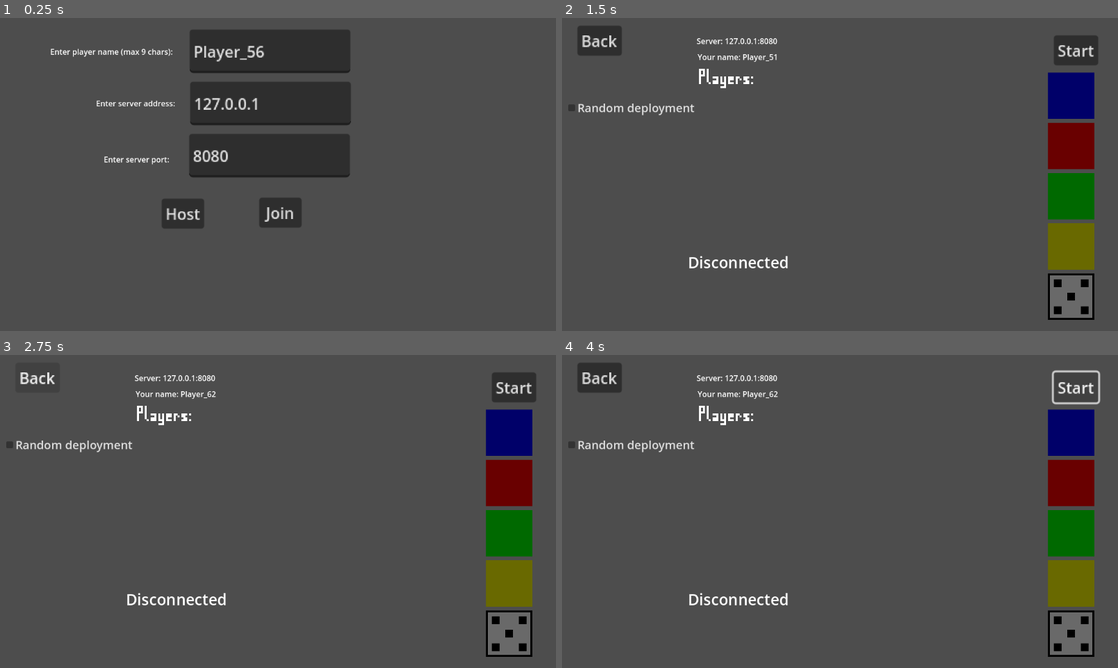
Above: before the commit, frames 1-4 (two rows, left to right).
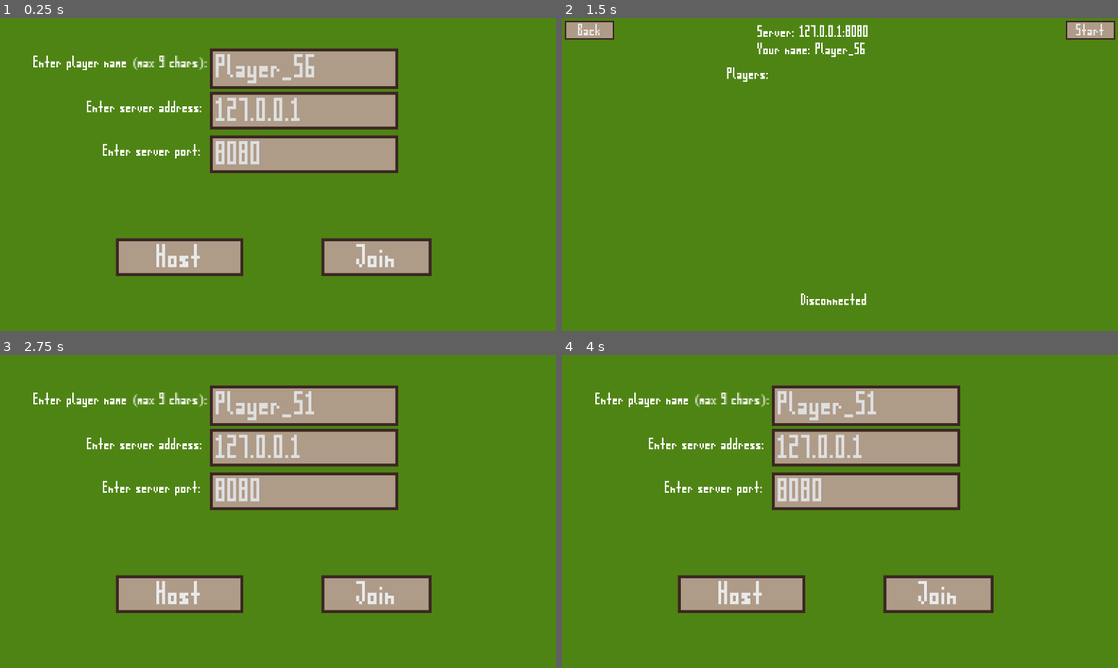
Above: after the commit, the same moments.

Repository: johann-0/Risiko
Game: Godot game, scene res://Scenes/main_menu.tscn
Two runs of this game, one before a commit and one after it. Both use one fixed random seed, a clock stepped at 60 frames per second and the inputs below.
Inputs (mouse positions are in pixels of both pictures, inside the frame that each line leads up to):
- Up to frame 1 (0.25 s): no input
- Up to frame 2 (1.5 s): click (600, 39) at 0.5 s, where only the run before the commit has a clickable "Back"; click (940, 255) at 1.25 s, where only the run after the commit has a clickable "Join"
- Up to frame 3 (2.75 s): click "Back" at 2 s
- Up to frame 4 (4 s): click (1073, 386) at 2.75 s, where only the run before the commit has a clickable "Start"; click (1073, 386) at 3.5 s, where only the run before the commit has a clickable "Start"

The runs differ from the first frame. In frame 1, 99% of the frame differs, in the area x 0-100%, y 0-100%; in frame 2, 100%; in frame 3, 100%; in frame 4, 100%.

Commit message:
new file:   Risiko Game/Assets/ui/Opening.aseprite 	new file:   Risiko Game/Assets/ui/Opening.png 	new file:   Risiko Game/Assets/ui/Opening.png.import 	new file:   Risiko Game/Assets/ui/checked.aseprite 	new file:   Risiko Game/Assets/ui/checked.png 	new file:   Risiko Game/Assets/ui/checked.png.import 	modified:   Risiko Game/Assets/ui/main_theme.tres 	new file:   Risiko Game/Assets/ui/unchecked.aseprite 	new file:   Risiko Game/Assets/ui/unchecked.png 	new file:   Risiko Game/Assets/ui/unchecked.png.import 	new file:   Risiko Game/Assets/ui/white_background.png 	new file:   Risiko Game/Assets/ui/white_background.png.import 	new file:   Risiko Game/Scenes/UpperBanner.gd 	modified:   Risiko Game/Scenes/lobby.tscn 	modified:   Risiko Game/Scenes/main_menu.tscn 	new file:   Risiko Game/Scenes/opener.tscn 	modified:   Risiko Game/Scenes/ui.tscn 	modified:   Risiko Game/Scripts/banner_ignore_input.gd 	modified:   Risiko Game/Scripts/game_data.gd 	modified:   Risiko Game/Scripts/lobby.gd 	new file:   Risiko Game/Scripts/opener.gd 	modified:   Risiko Game/Scripts/player_ui.gd 	modified:   Risiko Game/Scripts/ui.gd 	new file:   Risiko Game/Scripts/upper_banner_ignore_input.gd feat: ui improvements (starting screen, main menu and lobby)
notes: todo: test exporting the game (to mac?)

Diff:
--- a/Risiko Game/Assets/ui/main_theme.tres
+++ b/Risiko Game/Assets/ui/main_theme.tres
@@ -1,7 +1,198 @@
-[gd_resource type="Theme" load_steps=2 format=3 uid="uid://bnehbdwc2p6ne"]
+[gd_resource type="Theme" load_steps=16 format=3 uid="uid://bnehbdwc2p6ne"]
 
 [ext_resource type="FontFile" uid="uid://bl0pqv7txxuht" path="res://Assets/ui/TEST_FONT_4.ttf" id="1_5pu4q"]
+[ext_resource type="Texture2D" uid="uid://bx47jl74kgdeg" path="res://Assets/ui/checked.png" id="2_ebwge"]
+[ext_resource type="Texture2D" uid="uid://51q8rmok4ov5" path="res://Assets/ui/unchecked.png" id="3_rhimi"]
+
+[sub_resource type="StyleBoxFlat" id="StyleBoxFlat_s00l2"]
+content_margin_top = 2.0
+bg_color = Color(0.835294, 0.384314, 0.321569, 1)
+border_width_left = 1
+border_width_top = 1
+border_width_right = 1
+border_width_bottom = 1
+border_color = Color(0.235294, 0.14902, 0.133333, 1)
+shadow_color = Color(0, 0, 0, 0)
+anti_aliasing = false
+
+[sub_resource type="StyleBoxFlat" id="StyleBoxFlat_yt5gh"]
+content_margin_top = 2.0
+bg_color = Color(0.054902, 0.0392157, 0.921569, 0)
+border_color = Color(0.235294, 0.14902, 0.133333, 1)
+shadow_color = Color(0, 0, 0, 0)
+anti_aliasing = false
+
+[sub_resource type="StyleBoxFlat" id="StyleBoxFlat_fj6xy"]
+content_margin_top = 2.0
+bg_color = Color(0.752558, 0.682837, 0.613392, 1)
+border_width_left = 1
+border_width_top = 1
+border_width_right = 1
+border_width_bottom = 1
+border_color = Color(0.337743, 0.222297, 0.201274, 1)
+shadow_color = Color(0, 0, 0, 0)
+anti_aliasing = false
+
+[sub_resource type="StyleBoxFlat" id="StyleBoxFlat_g57nj"]
+content_margin_top = 2.0
+bg_color = Color(0.682353, 0.607843, 0.533333, 1)
+border_width_left = 1
+border_width_top = 1
+border_width_right = 1
+border_width_bottom = 1
+border_color = Color(0.235294, 0.14902, 0.133333, 1)
+shadow_color = Color(0, 0, 0, 0)
+anti_aliasing = false
+
+[sub_resource type="StyleBoxFlat" id="StyleBoxFlat_kij2g"]
+content_margin_top = 2.0
+bg_color = Color(0.349117, 0.2969, 0.244226, 1)
+border_width_left = 1
+border_width_top = 1
+border_width_right = 1
+border_width_bottom = 1
+border_color = Color(0.235294, 0.14902, 0.133333, 1)
+shadow_color = Color(0, 0, 0, 0)
+anti_aliasing = false
+
+[sub_resource type="StyleBoxFlat" id="StyleBoxFlat_nlf8s"]
+content_margin_left = 2.0
+content_margin_top = 0.0
+content_margin_right = 1.0
+content_margin_bottom = 0.0
+bg_color = Color(0.682353, 0.0509804, 0.113725, 1)
+border_width_left = 1
+border_width_top = 1
+border_width_right = 1
+border_width_bottom = 1
+border_color = Color(0.235294, 0.14902, 0.133333, 0)
+shadow_color = Color(0, 0, 0, 0)
+anti_aliasing = false
+
+[sub_resource type="StyleBoxFlat" id="StyleBoxFlat_y53im"]
+content_margin_left = 2.0
+content_margin_top = 0.0
+content_margin_right = 1.0
+content_margin_bottom = 0.0
+bg_color = Color(0.682353, 0.607843, 0.533333, 0)
+border_width_left = 1
+border_width_top = 1
+border_width_right = 1
+border_width_bottom = 1
+border_color = Color(0.235294, 0.14902, 0.133333, 0)
+shadow_color = Color(0, 0, 0, 0)
+anti_aliasing = false
+
+[sub_resource type="StyleBoxFlat" id="StyleBoxFlat_4wdu8"]
+content_margin_left = 2.0
+content_margin_top = 0.0
+content_margin_right = 1.0
+content_margin_bottom = 0.0
+bg_color = Color(0.815116, 0.756158, 0.697703, 1)
+border_width_left = 1
+border_width_top = 1
+border_width_right = 1
+border_width_bottom = 1
+border_color = Color(0.447041, 0.302508, 0.276115, 1)
+shadow_color = Color(0, 0, 0, 0)
+anti_aliasing = false
+
+[sub_resource type="StyleBoxFlat" id="StyleBoxFlat_8yo3i"]
+content_margin_left = 2.0
+content_margin_top = 0.0
+content_margin_right = 1.0
+content_margin_bottom = 0.0
+bg_color = Color(0.682353, 0.607843, 0.533333, 1)
+border_width_left = 1
+border_width_top = 1
+border_width_right = 1
+border_width_bottom = 1
+border_color = Color(0.235294, 0.14902, 0.133333, 1)
+shadow_color = Color(0, 0, 0, 0)
+anti_aliasing = false
+
+[sub_resource type="StyleBoxFlat" id="StyleBoxFlat_5akqj"]
+content_margin_left = 2.0
+content_margin_top = 0.0
+content_margin_right = 1.0
+content_margin_bottom = 0.0
+bg_color = Color(0.682353, 0.607843, 0.533333, 1)
+border_width_left = 1
+border_width_top = 1
+border_width_right = 1
+border_width_bottom = 1
+border_color = Color(0.235294, 0.14902, 0.133333, 1)
+shadow_color = Color(0, 0, 0, 0)
+anti_aliasing = false
+
+[sub_resource type="StyleBoxEmpty" id="StyleBoxEmpty_jonxd"]
+
+[sub_resource type="StyleBoxFlat" id="StyleBoxFlat_kor7t"]
+content_margin_left = 2.0
+content_margin_top = 2.0
+bg_color = Color(0.682353, 0.607843, 0.533333, 1)
+border_width_left = 1
+border_width_top = 1
+border_width_right = 1
+border_width_bottom = 1
+border_color = Color(0.235294, 0.14902, 0.133333, 1)
+shadow_color = Color(0, 0, 0, 0)
+anti_aliasing = false
 
 [resource]
+Button/colors/font_color = Color(0.91664, 0.91664, 0.91664, 1)
+Button/colors/font_disabled_color = Color(0.87451, 0, 0, 0.670588)
+Button/colors/font_focus_color = Color(0.87451, 0.87451, 0.87451, 1)
+Button/colors/font_hover_color = Color(1, 1, 1, 1)
+Button/colors/font_hover_pressed_color = Color(1, 1, 1, 1)
+Button/colors/font_outline_color = Color(1, 1, 1, 1)
+Button/colors/font_pressed_color = Color(0.650128, 0.650128, 0.650128, 1)
+Button/colors/icon_disabled_color = Color(1, 1, 1, 0)
+Button/colors/icon_focus_color = Color(1, 1, 1, 0)
+Button/colors/icon_hover_color = Color(1, 1, 1, 0)
+Button/colors/icon_hover_pressed_color = Color(1, 1, 1, 0)
+Button/colors/icon_normal_color = Color(1, 1, 1, 0)
+Button/colors/icon_pressed_color = Color(1, 1, 1, 0)
+Button/constants/h_separation = 0
+Button/constants/icon_max_width = 0
+Button/constants/outline_size = 0
+Button/font_sizes/font_size = 10
+Button/fonts/font = ExtResource("1_5pu4q")
+Button/styles/disabled = SubResource("StyleBoxFlat_s00l2")
+Button/styles/focus = SubResource("StyleBoxFlat_yt5gh")
+Button/styles/hover = SubResource("StyleBoxFlat_fj6xy")
+Button/styles/normal = SubResource("StyleBoxFlat_g57nj")
+Button/styles/pressed = SubResource("StyleBoxFlat_kij2g")
+CheckBox/colors/font_color = Color(0.955963, 0.955963, 0.955963, 1)
+CheckBox/colors/font_disabled_color = Color(0.87451, 0.054902, 0.0509804, 0.501961)
+CheckBox/colors/font_focus_color = Color(0.956863, 0.956863, 0.956863, 1)
+CheckBox/colors/font_hover_color = Color(1, 1, 1, 1)
+CheckBox/colors/font_hover_pressed_color = Color(1, 1, 1, 1)
+CheckBox/colors/font_outline_color = Color(0.956863, 0.956863, 0.956863, 1)
+CheckBox/colors/font_pressed_color = Color(0.956863, 0.956863, 0.956863, 1)
+CheckBox/constants/check_v_offset = 2
+CheckBox/constants/h_separation = -2
+CheckBox/icons/checked = ExtResource("2_ebwge")
+CheckBox/icons/unchecked = ExtResource("3_rhimi")
+CheckBox/styles/disabled = SubResource("StyleBoxFlat_nlf8s")
+CheckBox/styles/focus = SubResource("StyleBoxFlat_y53im")
+CheckBox/styles/hover = SubResource("StyleBoxFlat_4wdu8")
+CheckBox/styles/hover_pressed = SubResource("StyleBoxFlat_4wdu8")
+CheckBox/styles/normal = SubResource("StyleBoxFlat_8yo3i")
+CheckBox/styles/pressed = SubResource("StyleBoxFlat_5akqj")
+Label/colors/font_color = Color(1, 1, 1, 1)
+Label/colors/font_outline_color = Color(1, 1, 1, 1)
+Label/colors/font_shadow_color = Color(0, 0, 0, 0)
+Label/constants/line_spacing = 3
+Label/constants/outline_size = 0
+Label/constants/shadow_offset_x = 1
+Label/constants/shadow_offset_y = 1
+Label/constants/shadow_outline_size = 1
 Label/font_sizes/font_size = 10
 Label/fonts/font = ExtResource("1_5pu4q")
+Label/styles/normal = SubResource("StyleBoxEmpty_jonxd")
+LineEdit/font_sizes/font_size = 10
+LineEdit/fonts/font = ExtResource("1_5pu4q")
+LineEdit/styles/focus = SubResource("StyleBoxFlat_kor7t")
+LineEdit/styles/normal = SubResource("StyleBoxFlat_kor7t")
+LineEdit/styles/read_only = SubResource("StyleBoxFlat_kor7t")
--- /dev/null
+++ b/Risiko Game/Scenes/UpperBanner.gd
@@ -0,0 +1,11 @@
+extends "res://Scripts/banner_ignore_input.gd"
+
+
+# Called when the node enters the scene tree for the first time.
+func _ready():
+	pass # Replace with function body.
+
+
+# Called every frame. 'delta' is the elapsed time since the previous frame.
+func _process(delta):
+	pass
--- a/Risiko Game/Scenes/lobby.tscn
+++ b/Risiko Game/Scenes/lobby.tscn
@@ -1,22 +1,29 @@
-[gd_scene load_steps=3 format=3 uid="uid://dddb3xveecq3o"]
+[gd_scene load_steps=4 format=3 uid="uid://dddb3xveecq3o"]
 
 [ext_resource type="Script" path="res://Scripts/lobby.gd" id="1_cet53"]
+[ext_resource type="Texture2D" uid="uid://btukwlt6hshb" path="res://Assets/ui/white_background.png" id="2_bwebs"]
 [ext_resource type="Theme" uid="uid://bnehbdwc2p6ne" path="res://Assets/ui/main_theme.tres" id="2_m6crb"]
 
 [node name="Lobby" type="Control"]
 layout_mode = 3
 anchors_preset = 0
-offset_right = 40.0
-offset_bottom = 40.0
+offset_right = 384.0
+offset_bottom = 216.0
+scale = Vector2(3, 3)
 script = ExtResource("1_cet53")
+
+[node name="Background" type="TextureRect" parent="."]
+modulate = Color(0.307329, 0.518448, 0.0792277, 1)
+offset_right = 384.0
+offset_bottom = 216.0
+texture = ExtResource("2_bwebs")
 
 [node name="Back" type="Button" parent="."]
 layout_mode = 0
-offset_left = 32.0
-offset_top = 16.0
-offset_right = 78.0
-offset_bottom = 47.0
-scale = Vector2(2, 2)
+offset_left = 2.0
+offset_top = 2.0
+offset_right = 36.0
+offset_bottom = 15.0
 theme = ExtResource("2_m6crb")
 text = "Back"
 
@@ -29,40 +36,39 @@
 
 [node name="PlayerName" type="Label" parent="GameInfo"]
 layout_mode = 0
-offset_left = 16.0
-offset_top = 62.0
-offset_right = 109.0
-offset_bottom = 85.0
+offset_left = -130.0
+offset_top = 10.0
+offset_right = -55.0
+offset_bottom = 20.0
+theme = ExtResource("2_m6crb")
 text = "Your name: "
 
 [node name="ServerName" type="Label" parent="GameInfo"]
 layout_mode = 0
-offset_left = 14.0
-offset_top = 29.0
-offset_right = 73.0
-offset_bottom = 52.0
+offset_left = -130.0
+offset_top = -2.0
+offset_right = -58.0
+offset_bottom = 8.0
+theme = ExtResource("2_m6crb")
 text = "Server: "
 
 [node name="Players" type="Label" parent="GameInfo"]
 layout_mode = 0
-offset_left = 19.0
-offset_top = 98.0
-offset_right = 59.0
-offset_bottom = 108.0
-scale = Vector2(4, 4)
+offset_left = -151.0
+offset_top = 27.0
+offset_right = -111.0
+offset_bottom = 37.0
 theme = ExtResource("2_m6crb")
 text = "Players: "
 
 [node name="Start" type="Button" parent="."]
 layout_mode = 0
-offset_left = 1019.0
-offset_top = 36.0
-offset_right = 1065.0
-offset_bottom = 67.0
-scale = Vector2(2, 2)
+offset_left = 348.0
+offset_top = 2.0
+offset_right = 382.0
+offset_bottom = 15.0
 theme = ExtResource("2_m6crb")
-text = "Start
-"
+text = "Start"
 
 [node name="Message" type="Control" parent="."]
 visible = false
@@ -88,26 +94,25 @@
 
 [node name="Status" type="Label" parent="."]
 layout_mode = 0
-offset_left = 261.0
-offset_top = 483.0
-offset_right = 301.0
-offset_bottom = 518.0
-theme_override_font_sizes/font_size = 32
+offset_left = 165.0
+offset_top = 190.0
+offset_right = 231.0
+offset_bottom = 200.0
+theme = ExtResource("2_m6crb")
 text = "Disconnected"
 
 [node name="ColorSelection" type="Control" parent="."]
 anchors_preset = 0
-offset_left = 1007.0
-offset_top = 113.0
-offset_right = 1033.0
-offset_bottom = 232.0
-scale = Vector2(4, 4)
+offset_left = 295.667
+offset_top = 32.0
+offset_right = 321.667
+offset_bottom = 151.0
 
 [node name="RandomDeployment" type="CheckBox" parent="."]
 layout_mode = 0
-offset_left = 8.0
-offset_top = 165.0
-offset_right = 279.0
-offset_bottom = 207.0
-theme_override_font_sizes/font_size = 24
+offset_left = 3.0
+offset_top = 55.0
+offset_right = 86.0
+offset_bottom = 71.0
+theme = ExtResource("2_m6crb")
 text = "Random deployment"
--- a/Risiko Game/Scenes/main_menu.tscn
+++ b/Risiko Game/Scenes/main_menu.tscn
@@ -1,80 +1,98 @@
-[gd_scene load_steps=3 format=3 uid="uid://ddwvrhec0a60o"]
+[gd_scene load_steps=4 format=3 uid="uid://ddwvrhec0a60o"]
 
 [ext_resource type="Script" path="res://Scripts/main_menu.gd" id="1_5smud"]
+[ext_resource type="Texture2D" uid="uid://btukwlt6hshb" path="res://Assets/ui/white_background.png" id="2_5rr8p"]
 [ext_resource type="Theme" uid="uid://bnehbdwc2p6ne" path="res://Assets/ui/main_theme.tres" id="2_8jt8f"]
 
 [node name="MainMenu" type="Control"]
 layout_mode = 3
 anchors_preset = 0
+offset_right = 384.0
+offset_bottom = 216.0
+scale = Vector2(3, 3)
 script = ExtResource("1_5smud")
+
+[node name="Background" type="TextureRect" parent="."]
+modulate = Color(0.307329, 0.518448, 0.0792277, 1)
+layout_mode = 0
+offset_right = 384.0
+offset_bottom = 216.0
+texture = ExtResource("2_5rr8p")
 
 [node name="Join" type="Button" parent="."]
 layout_mode = 0
-offset_left = 537.0
-offset_top = 372.0
-offset_right = 581.0
-offset_bottom = 403.0
+offset_left = 222.0
+offset_top = 152.0
+offset_right = 260.0
+offset_bottom = 165.0
 scale = Vector2(2, 2)
 theme = ExtResource("2_8jt8f")
 text = "Join"
 
 [node name="Host" type="Button" parent="."]
 layout_mode = 0
-offset_left = 335.0
-offset_top = 374.0
-offset_right = 379.0
-offset_bottom = 405.0
+offset_left = 80.0
+offset_top = 152.0
+offset_right = 124.0
+offset_bottom = 164.0
 scale = Vector2(2, 2)
 theme = ExtResource("2_8jt8f")
 text = "Host"
 
 [node name="PlayerName" type="LineEdit" parent="."]
 layout_mode = 0
-offset_left = 393.0
-offset_top = 24.0
-offset_right = 559.453
-offset_bottom = 69.005
+offset_left = 145.0
+offset_top = 21.0
+offset_right = 210.0
+offset_bottom = 35.0
 scale = Vector2(2, 2)
-text = "Jose"
+theme = ExtResource("2_8jt8f")
+placeholder_text = "Jeffrey"
+max_length = 9
 
 [node name="ServerAddress" type="LineEdit" parent="."]
 layout_mode = 0
-offset_left = 394.0
-offset_top = 132.0
-offset_right = 560.453
-offset_bottom = 177.005
+offset_left = 145.0
+offset_top = 51.0
+offset_right = 210.0
+offset_bottom = 64.0
 scale = Vector2(2, 2)
-text = "BestServer.org"
+theme = ExtResource("2_8jt8f")
+placeholder_text = "127:0:0:s"
 
 [node name="ServerPort" type="LineEdit" parent="."]
 layout_mode = 0
-offset_left = 392.0
-offset_top = 240.0
-offset_right = 558.453
-offset_bottom = 285.005
+offset_left = 145.0
+offset_top = 81.0
+offset_right = 210.0
+offset_bottom = 94.0
 scale = Vector2(2, 2)
-text = "12345"
+theme = ExtResource("2_8jt8f")
+placeholder_text = "12345"
 
 [node name="EnterPlayerName" type="Label" parent="."]
 layout_mode = 0
-offset_left = 104.0
-offset_top = 58.0
-offset_right = 362.0
-offset_bottom = 81.0
+offset_left = 22.6667
+offset_top = 26.3333
+offset_right = 144.667
+offset_bottom = 40.3333
+theme = ExtResource("2_8jt8f")
 text = "Enter player name (max 9 chars): "
 
 [node name="EnterServerAddress" type="Label" parent="."]
 layout_mode = 0
-offset_left = 199.0
-offset_top = 165.0
-offset_right = 363.0
-offset_bottom = 188.0
+offset_left = 60.3333
+offset_top = 57.0
+offset_right = 140.333
+offset_bottom = 67.0
+theme = ExtResource("2_8jt8f")
 text = "Enter server address:"
 
 [node name="EnterServerPort" type="Label" parent="."]
 layout_mode = 0
-offset_left = 215.0
-offset_top = 281.0
-offset_right = 379.0
-offset_bottom = 304.0
+offset_left = 71.3333
+offset_top = 87.3333
+offset_right = 139.333
+offset_bottom = 97.3333
+theme = ExtResource("2_8jt8f")
 text = "Enter server port:"
--- /dev/null
+++ b/Risiko Game/Scenes/opener.tscn
@@ -0,0 +1,13 @@
+[gd_scene load_steps=3 format=3 uid="uid://du1jacvqbi4y5"]
+
+[ext_resource type="Texture2D" uid="uid://cvnyq2ckn2lmh" path="res://Assets/ui/Opening.png" id="1_sj2b4"]
+[ext_resource type="Script" path="res://Scripts/opener.gd" id="2_sn5ix"]
+
+[node name="Opener" type="TextureRect"]
+anchors_preset = 15
+anchor_right = 1.0
+anchor_bottom = 1.0
+grow_horizontal = 2
+grow_vertical = 2
+texture = ExtResource("1_sj2b4")
+script = ExtResource("2_sn5ix")
--- a/Risiko Game/Scenes/ui.tscn
+++ b/Risiko Game/Scenes/ui.tscn
@@ -10,6 +10,7 @@
 [ext_resource type="Texture2D" uid="uid://cvygsk8hd8rdn" path="res://Assets/ui/turn_icon.png" id="6_ocdlk"]
 [ext_resource type="Texture2D" uid="uid://bkg7g7dr52yaf" path="res://Assets/ui/avail_troops.png" id="7_y08sn"]
 [ext_resource type="Texture2D" uid="uid://cs2qyihny370t" path="res://Assets/ui/end_turn_normal.png" id="8_1ervx"]
+[ext_resource type="Script" path="res://Scripts/upper_banner_ignore_input.gd" id="8_q2bj8"]
 [ext_resource type="Texture2D" uid="uid://dqi1ovcuw2f8s" path="res://Assets/ui/top_tab_right.png" id="9_3vjmb"]
 [ext_resource type="Theme" uid="uid://bnehbdwc2p6ne" path="res://Assets/ui/main_theme.tres" id="9_k1qyu"]
 [ext_resource type="Texture2D" uid="uid://crpsesa5xfieq" path="res://Assets/ui/end_turn_pressed.png" id="10_vhepq"]
@@ -117,7 +118,7 @@
 offset_right = 288.0
 offset_bottom = 14.0
 texture = ExtResource("5_p3up7")
-script = ExtResource("3_n6hxg")
+script = ExtResource("8_q2bj8")
 
 [node name="TurnStat" parent="Screen/UpperBanner" instance=ExtResource("3_36gpu")]
 layout_mode = 1
@@ -133,6 +134,14 @@
 [node name="Value" parent="Screen/UpperBanner/TurnStat" index="1"]
 text = ": init_deploy"
 
+[node name="AvailTroopsTexture" type="TextureRect" parent="Screen/UpperBanner"]
+layout_mode = 0
+offset_left = 147.0
+offset_right = 215.0
+offset_bottom = 14.0
+texture = ExtResource("9_3vjmb")
+stretch_mode = 2
+
 [node name="AvailTroops" parent="Screen/UpperBanner" instance=ExtResource("3_36gpu")]
 layout_mode = 1
 offset_left = 171.0
@@ -141,27 +150,18 @@
 offset_bottom = -2.0
 mouse_filter = 1
 
-[node name="TextureRect" type="TextureRect" parent="Screen/UpperBanner/AvailTroops"]
-layout_mode = 0
-offset_left = -24.0
-offset_top = -2.0
-offset_right = 44.0
-offset_bottom = 12.0
-texture = ExtResource("9_3vjmb")
-stretch_mode = 2
-
-[node name="Icon" parent="Screen/UpperBanner/AvailTroops" index="1"]
+[node name="Icon" parent="Screen/UpperBanner/AvailTroops" index="0"]
 texture = ExtResource("7_y08sn")
 
-[node name="Value" parent="Screen/UpperBanner/AvailTroops" index="2"]
+[node name="Value" parent="Screen/UpperBanner/AvailTroops" index="1"]
 offset_right = 22.0
 text = ": 10"
 
 [node name="Players" type="Control" parent="Screen"]
 anchors_preset = 0
-offset_top = 23.0
+offset_top = 14.0
 offset_right = 65.0
-offset_bottom = 49.0
+offset_bottom = 70.0
 mouse_filter = 2
 
 [node name="EndTurn" type="TextureButton" parent="Screen"]
@@ -185,9 +185,10 @@
 
 [node name="Dice" type="Control" parent="Screen"]
 anchors_preset = 0
-offset_top = 79.0
+offset_top = 70.0
 offset_right = 30.0
-offset_bottom = 100.0
+offset_bottom = 91.0
+scale = Vector2(2, 2)
 script = ExtResource("13_p0flr")
 
 [node name="Attack1" parent="Screen/Dice" instance=ExtResource("14_x7tht")]
--- a/Risiko Game/Scripts/banner_ignore_input.gd
+++ b/Risiko Game/Scripts/banner_ignore_input.gd
@@ -10,4 +10,3 @@
 	elif texture.get_image().get_pixel(mouse_pos.x, mouse_pos.y).a != 0:
 		# Handle the input
 		accept_event()
-		#print("Event handled")
--- a/Risiko Game/Scripts/game_data.gd
+++ b/Risiko Game/Scripts/game_data.gd
@@ -1,5 +1,5 @@
 extends Node2D
-var DEBUG_MODE: bool = true
+var DEBUG_MODE: bool = false
 
 signal _prov_clicked(oldProvID: int, newProvID: int)
 signal newTurn(oldIndex: int, newIndex: int, indexChanged: bool, \
--- a/Risiko Game/Scripts/lobby.gd
+++ b/Risiko Game/Scripts/lobby.gd
@@ -15,6 +15,8 @@
 	var player: GameData.Player = GameData.players[GameData.localPlayerIndex]
 	$GameInfo/PlayerName.text += player._name
 	$GameInfo/ServerName.text += GameData.serverName.getName()
+	$RandomDeployment.hide()
+	$ColorSelection.hide()
 	# UI stuff: color picking
 	var but_col = [Color.BLUE, Color.RED, Color.GREEN, Color.YELLOW, Color.AZURE]
 	for i in range(5):
@@ -64,9 +66,13 @@
 	_client._connect_to_url(GameData.serverName.getName())
 
 func client_connected():
+	$RandomDeployment.show()
+	$ColorSelection.show()
 	$Status.text = "Connected"
 
 func client_disconnected():
+	$RandomDeployment.hide()
+	$ColorSelection.hide()
 	$Status.text = "Disconnected"
 
 func client_connecting():
@@ -93,8 +99,7 @@
 			# Update the UI
 			var localPlayer = GameData.players[GameData.localPlayerIndex]
 			$GameInfo/PlayerName.text = "Your Name: " + \
-				GameData.players[GameData.localPlayerIndex]._name + \
-				" [" + str(localPlayer._id) + "]"
+				GameData.players[GameData.localPlayerIndex]._name
 			var index: int = 0
 			for player in GameData.players:
 				var player_obj = Player_UI.new_player_UI(\
--- /dev/null
+++ b/Risiko Game/Scripts/opener.gd
@@ -0,0 +1,5 @@
+extends TextureRect
+
+func _input(event):
+	if event is InputEventKey:
+		get_tree().change_scene_to_file("res://Scenes/main_menu.tscn")
--- a/Risiko Game/Scripts/player_ui.gd
+++ b/Risiko Game/Scripts/player_ui.gd
@@ -10,11 +10,7 @@
 static func new_player_UI(pPos: Vector2i, pId: int, pName: String, pColor: Color) -> Player_UI:
 	var my_scene: PackedScene = load("res://Scenes/player_ui.tscn")
 	var toReturn: Player_UI = my_scene.instantiate()
-	var text = ""
-	if pId < 10:
-		text += "0"
-	text += str(pId) + ": " + pName
-	toReturn.setText(text)
+	toReturn.setText(pName)
 	toReturn.setColor(pColor)
 	toReturn.position = pPos
 	return toReturn
--- a/Risiko Game/Scripts/ui.gd
+++ b/Risiko Game/Scripts/ui.gd
@@ -64,9 +64,11 @@
 
 	if GameData.gamePhase == GameData.Phase.deploy or GameData.gamePhase == GameData.Phase.init_deploy:
 		$Screen/UpperBanner/AvailTroops.show()
+		$Screen/UpperBanner/AvailTroopsTexture.show()
 		$Screen/UpperBanner/AvailTroops/Value.text = ": " + str(GameData.turnAvailSoldiers)
 	else:
 		$Screen/UpperBanner/AvailTroops.hide()
+		$Screen/UpperBanner/AvailTroopsTexture.hide()
 
 func _on_prov_clicked(_oldProvID: int, _newProvID: int):
 	var selProv: GameData.Province = GameData.get_selected_prov()
--- /dev/null
+++ b/Risiko Game/Scripts/upper_banner_ignore_input.gd
@@ -0,0 +1,17 @@
+extends TextureRect
+
+func _gui_input(event):
+	var mouse_pos = get_local_mouse_position()
+	var image = texture.get_image()
+	if mouse_pos.y >= 0 and mouse_pos.y < image.get_height() \
+	  and mouse_pos.y >= 0 and mouse_pos.x < image.get_width() \
+	  and image.get_pixel(mouse_pos.x, mouse_pos.y).a != 0:
+		accept_event() # Block the mouse input
+
+	if $AvailTroopsTexture.visible == true:
+		mouse_pos = $AvailTroopsTexture.get_local_mouse_position()
+		image = $AvailTroopsTexture.texture.get_image()
+		if mouse_pos.y >= 0 and mouse_pos.y < image.get_height() \
+		  and mouse_pos.y >= 0 and mouse_pos.x < image.get_width() \
+		  and image.get_pixel(mouse_pos.x, mouse_pos.y).a != 0:
+			accept_event() # Block the mouse input
Binary file added: Risiko Game/Assets/ui/Opening.aseprite
Binary file added: Risiko Game/Assets/ui/Opening.png
Not shown, added: Risiko Game/Assets/ui/Opening.png.import
Binary file added: Risiko Game/Assets/ui/checked.aseprite
Binary file added: Risiko Game/Assets/ui/checked.png
Not shown, added: Risiko Game/Assets/ui/checked.png.import
Binary file added: Risiko Game/Assets/ui/unchecked.aseprite
Binary file added: Risiko Game/Assets/ui/unchecked.png
Not shown, added: Risiko Game/Assets/ui/unchecked.png.import
Binary file added: Risiko Game/Assets/ui/white_background.png
Not shown, added: Risiko Game/Assets/ui/white_background.png.import
Not shown: 1 places in Risiko Game/Scenes/ui.tscn that only renumber resources
